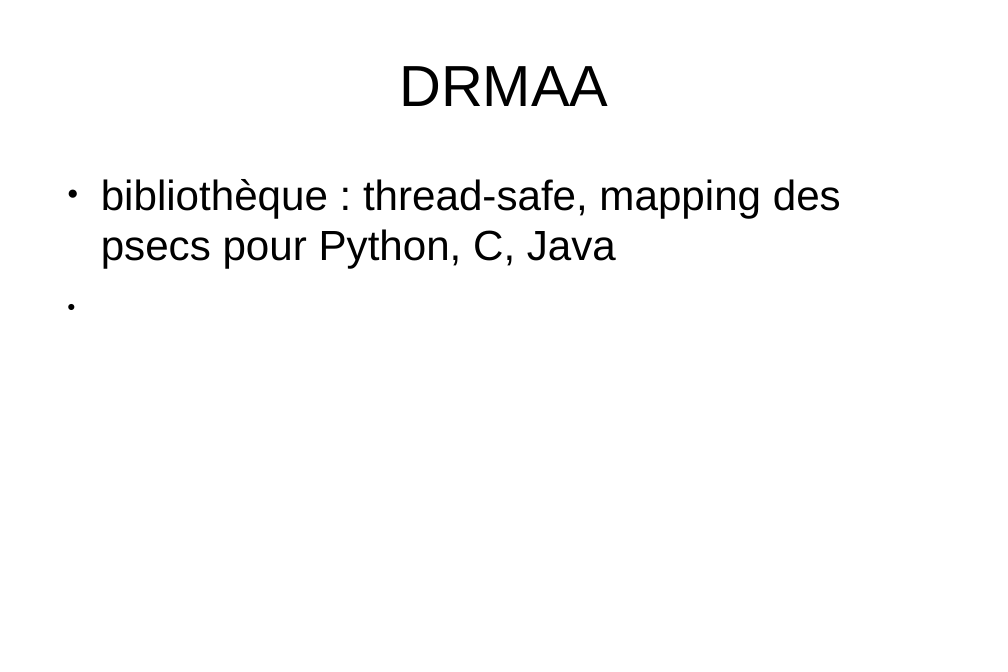
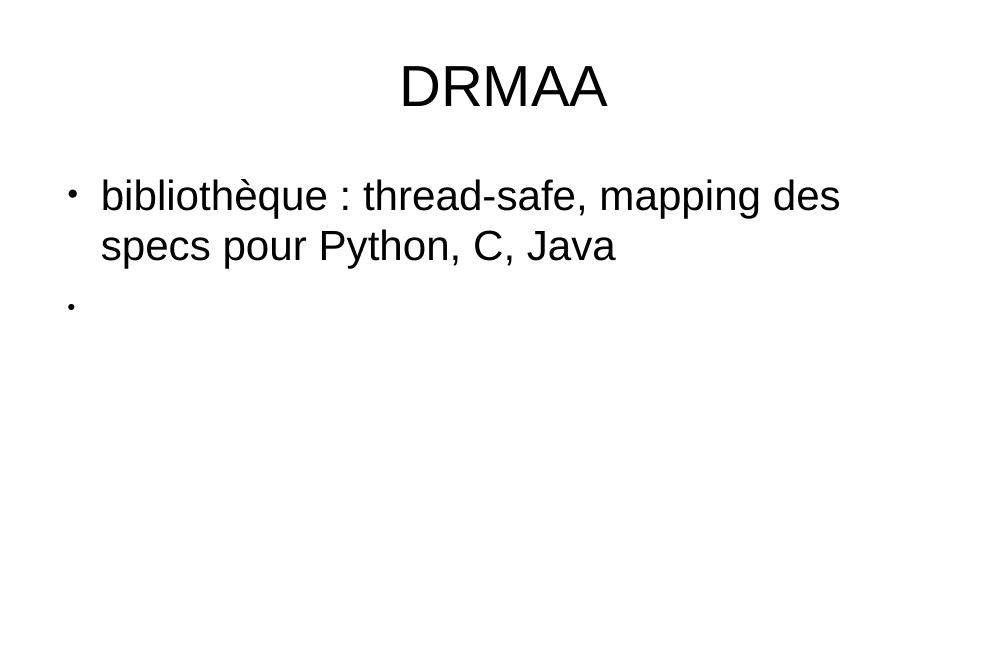
Before and after one commit to duanegris/texts, a slide deck: slide 2 of sd/job-management/job_management.odp. Drawn at 1008x672 pixels with LibreOffice and Linux fonts; fonts in the diff are those of the drawing. Boxes give left, top, right and bottom in pixels: in the first picture for what was removed or moved away, otherwise in the second. Text is boxed around its words. In the diff, an @@ line names an element or a change of style, - is before the commit and + after.

```diff
--- a/sd/job-management/job_management.odp
+++ b/sd/job-management/job_management.odp
@@ text at (101,179,841,269): text changed @@
-● bibliothèque : thread-safe, mapping des psecs pour Python, C, Java
+● bibliothèque : thread-safe, mapping des specs pour Python, C, Java
```
Also in this commit, not shown: 1 other slide changed, 1 slide added, 9 other files.
